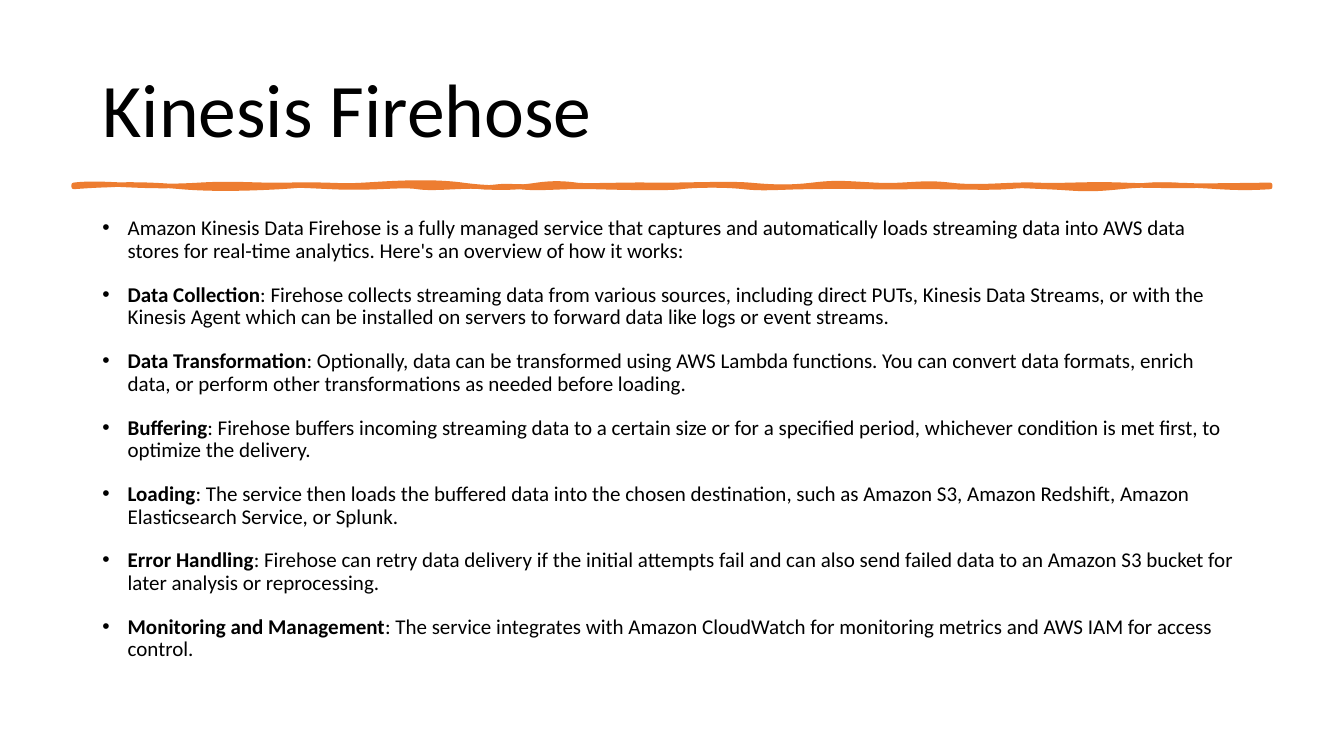
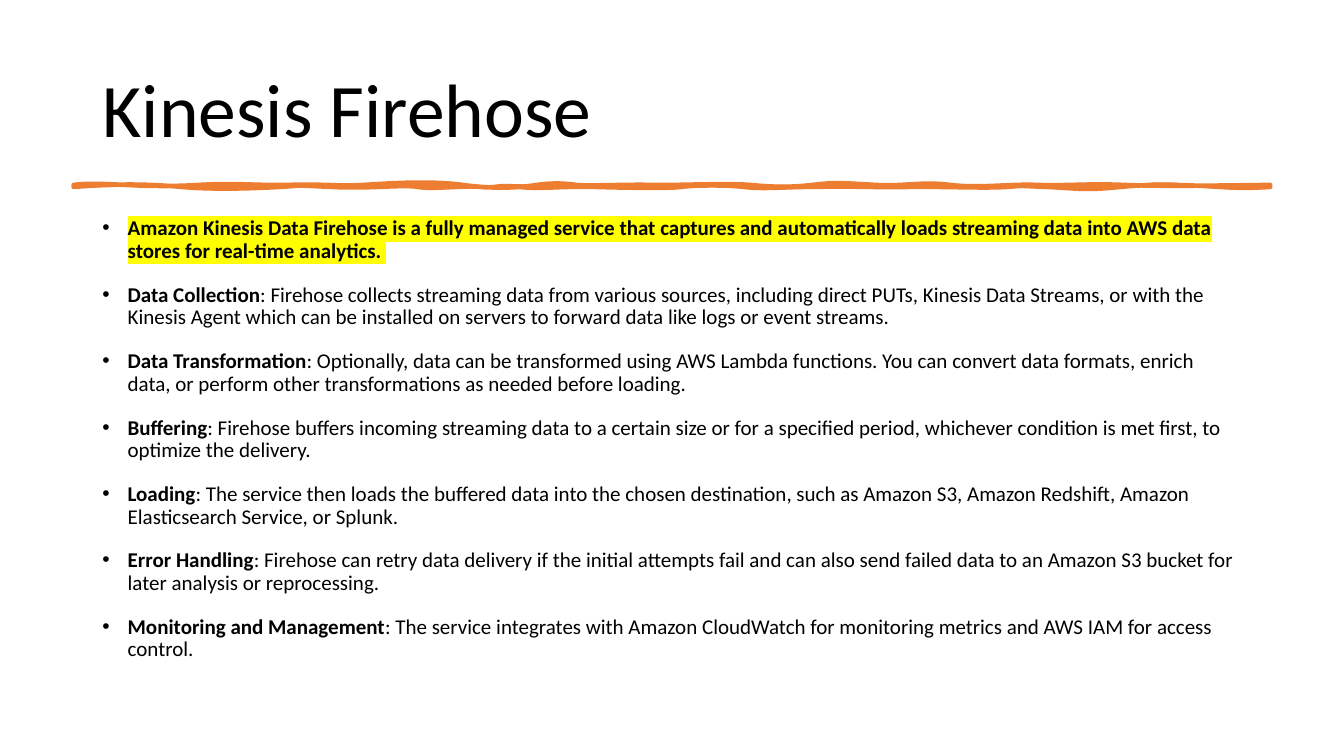
Before and after one commit to IlyaChakun/aws-iba-courses, a slide deck: slide 26 of lecture-materials/Analytics/Kinesis/Kinesis.pptx (slide 23 before the commit). Drawn at 1344x756 pixels with LibreOffice and Linux fonts; fonts in the diff are those of the drawing. Boxes give left, top, right and bottom in pixels: in the first picture for what was removed or moved away, otherwise in the second. Text is boxed around its words. In the diff, an @@ line names an element or a change of style, - is before the commit and + after.

```diff
--- a/lecture-materials/Analytics/Kinesis/Kinesis.pptx
+++ b/lecture-materials/Analytics/Kinesis/Kinesis.pptx
@@ text at <box>128,220,1211,265</box>: text changed; bold on @@
-• Amazon Kinesis Data Firehose is a fully managed service that captures and automatically loads streaming data into AWS data stores for real-time analytics. Here's an overview of how it works:
+• Amazon Kinesis Data Firehose is a fully managed service that captures and automatically loads streaming data into AWS data stores for real-time analytics.
```
Also in this commit, not shown: 7 other slides changed, 4 slides added, 30 other files.
